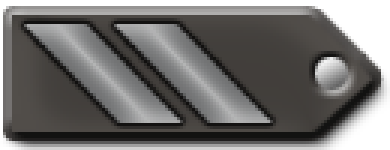
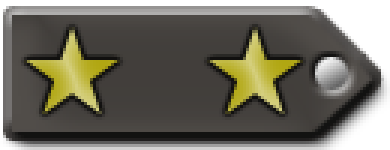
Layer changes from the first w=390, h=150 image to the second:
hid group "Officer Bars" (2 layers) over [48, 54, 204, 93]
hid group "Gold Stripes" (2 layers) over [24, 24, 282, 123]
hid group "SilverStripes" (2 layers) over [24, 24, 279, 123]
showed group "General" (2 layers) over [24, 27, 303, 114]
hid group "Corpral" (2 layers) over [24, 24, 273, 123]
